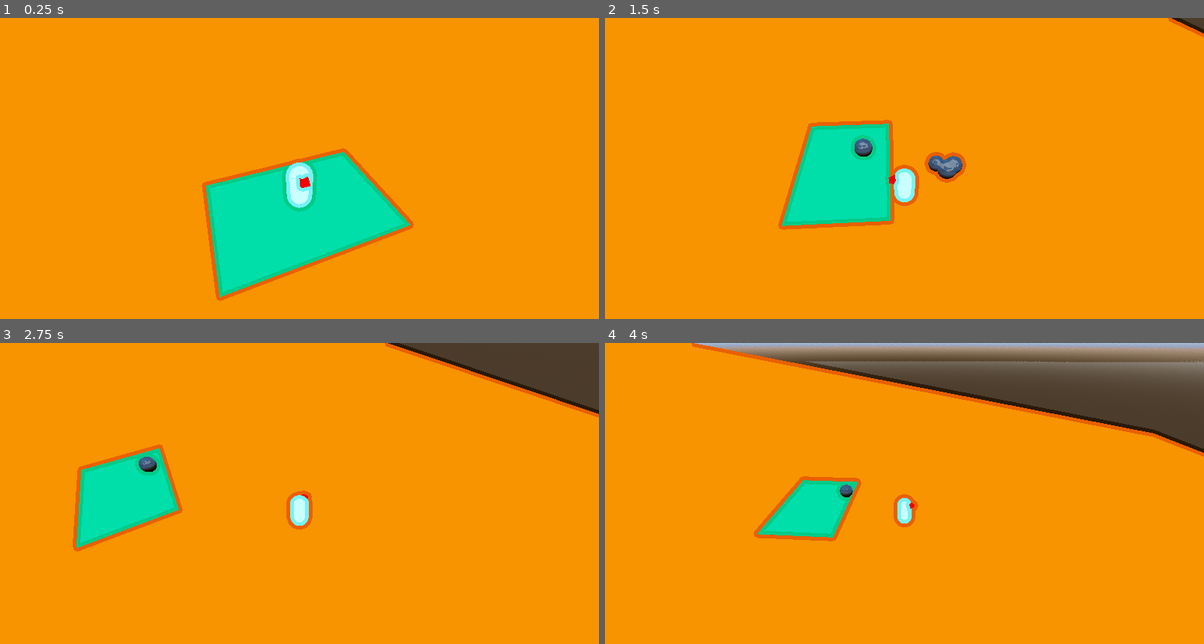
Above: before the commit, frames 1-4 (two rows, left to right).
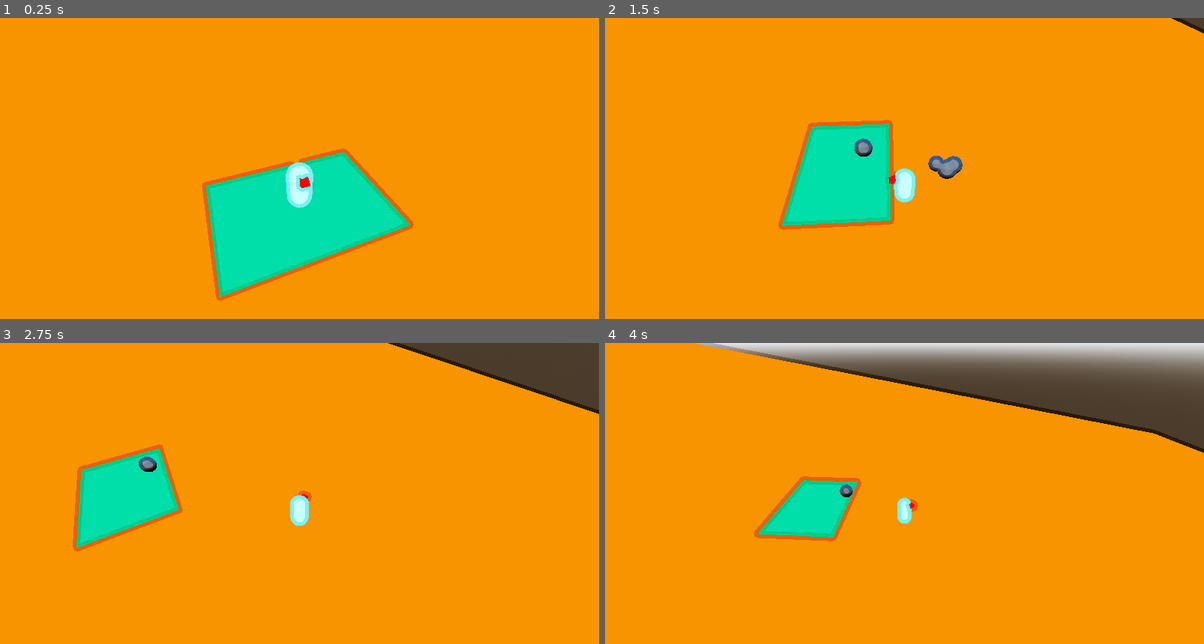
Above: after the commit, the same moments.

Repository: Kaplin86/Router-Rebellion
Game: Godot game, scene res://scenes/testing.tscn
The game is run twice, just before and just after one commit, with the same random seed, the same clock (stepped at 60 frames per second) and the same inputs.
Inputs (mouse positions are in pixels of both pictures, inside the frame that each line leads up to):
- Up to frame 1 (0.25 s): no input
- Up to frame 2 (1.5 s): tap Enter at 0.5 s; move the mouse to (1036, 168) at 0.52 s; press the mouse at (1036, 168) at 0.53 s; hold D (east) 0.53-1.28 s; move the mouse to (784, 201) at 1.27 s; release the mouse at (784, 201) at 1.28 s; hold S (south) from 1.28 s (still down); tap Alt at 1.35 s
- Up to frame 3 (2.75 s): move the mouse to (359, 436) at 2.02 s; release S (south) at 2.03 s; hold D (east) from 2.03 s (still down); tap Shift at 2.1 s
- Up to frame 4 (4 s): move the mouse to (874, 577) at 2.77 s; release D (east) at 2.78 s; hold W (north) 2.78-3.53 s; click (874, 577) at 2.85 s; move the mouse to (1084, 562) at 3.52 s; hold A (west) from 3.53 s (still down); tap Alt at 3.6 s

The runs differ from the first frame. In frame 1, 0.2% of the frame differs, in the area x 47-53%, y 46-65%; in frame 2, 0.7%; in frame 3, 0.7%; in frame 4, 5.9%, in the area x 14-100%, y 0-62%.

Commit message:
undid shader change since i lowkey dont know how to fix it even with a

Diff:
--- a/scenes/shaderCamera.tscn
+++ b/scenes/shaderCamera.tscn
@@ -2,7 +2,6 @@
 
 [ext_resource type="Script" uid="uid://bgbsgvh0g0cy3" path="res://scripts/cameraController.gd" id="1_l0ctd"]
 [ext_resource type="Shader" uid="uid://cewpocj2ovatr" path="res://shaders/outline.gdshader" id="2_dqu40"]
-[ext_resource type="Shader" uid="uid://blhbqpw3usski" path="res://shaders/outline_mask.gdshader" id="3_qtd32"]
 
 [sub_resource type="PlaneMesh" id="PlaneMesh_qtd32"]
 
@@ -11,10 +10,6 @@
 shader = ExtResource("2_dqu40")
 shader_parameter/outline_size_px = 5.0
 shader_parameter/edge_threshold = 0.1
-
-[sub_resource type="ShaderMaterial" id="ShaderMaterial_qiry4"]
-render_priority = 0
-shader = ExtResource("3_qtd32")
 
 [node name="Camera3D" type="Camera3D" unique_id=1753978119]
 transform = Transform3D(1, 0, 0, 0, 1, 0, 0, 0, 1.0000001, 0, 0, 0)
@@ -25,17 +20,3 @@
 transform = Transform3D(1, 0, 0, 0, -4.371139e-08, -1, 0, 1, -4.371139e-08, 0, 0, -0.6437312)
 mesh = SubResource("PlaneMesh_qtd32")
 surface_material_override/0 = SubResource("ShaderMaterial_jkje4")
-
-[node name="RemoteTransform3D" type="RemoteTransform3D" parent="." unique_id=360261950]
-remote_path = NodePath("../SubViewport/Camera3D")
-
-[node name="SubViewport" type="SubViewport" parent="." unique_id=5844213]
-render_target_update_mode = 4
-
-[node name="Camera3D" type="Camera3D" parent="SubViewport" unique_id=533439036]
-
-[node name="MeshInstance3D" type="MeshInstance3D" parent="SubViewport" unique_id=2088392973]
-transform = Transform3D(1, 0, 0, 0, -4.371139e-08, -1, 0, 1, -4.371139e-08, 0, 0, -0.6437312)
-visible = false
-mesh = SubResource("PlaneMesh_qtd32")
-surface_material_override/0 = SubResource("ShaderMaterial_qiry4")
--- a/scripts/cameraController.gd
+++ b/scripts/cameraController.gd
@@ -8,9 +8,3 @@
 	if targetObject:
 		global_position = lerp(position, targetObject.global_position + offset, delta * speed)
 		look_at(targetObject.global_position)
-
-func _ready() -> void:
-	_check_shader_stuff()
-
-func _check_shader_stuff():
-	$SubViewport.size = get_viewport().size
--- a/shaders/outline.gdshader
+++ b/shaders/outline.gdshader
@@ -6,7 +6,6 @@
 
 uniform sampler2D SCREEN_TEXTURE : hint_screen_texture, filter_linear_mipmap;
 uniform sampler2D DEPTH_TEXTURE : hint_depth_texture, filter_linear_mipmap;
-uniform sampler2D OUTLINE_MASK;
 
 vec3 rgb2hsv(vec3 rgb) { float r = rgb.r; float g = rgb.g; float b = rgb.b; float max_val = max(r, max(g, b)); float mi …(501 unchanged characters)…
 vec3 hsv2rgb(vec3 hsv) { float h = hsv.x; float s = hsv.y; float v = hsv.z; float c = v * s; float x = c * (1.0 - abs(m …(314 unchanged characters)…
@@ -15,6 +14,10 @@
     return dot(c, vec3(0.299, 0.587, 0.114));
 }
 
+bool is_already_outlined(vec3 c) {
+    vec3 hsv = rgb2hsv(c);
+    return hsv.y > 0.6;
+}
 
 void fragment() {
     vec2 screen_uv = SCREEN_UV;
@@ -44,10 +47,10 @@
             float sample_depth = texture(DEPTH_TEXTURE, sample_uv).r;
 
 
-			float mask = texture(OUTLINE_MASK, sample_uv).r;
-			if (mask < 0.5) {
-			    continue;
-			}
+
+            if (!is_already_outlined(sample_color)) {
+                continue;
+            }
 
             float diff = length(sample_color - base_color);
             max_diff = max(max_diff, diff);
--- a/shaders/outline_mask.gdshader
+++ /dev/null
@@ -1,45 +0,0 @@
-shader_type spatial;
-render_mode unshaded;
-
-uniform sampler2D DEPTH_TEXTURE : hint_depth_texture;
-
-void fragment() {
-    vec2 screen_uv = SCREEN_UV;
-
-    // Get screen pixel size
-    vec2 pixel_size = 1.0 / VIEWPORT_SIZE;
-
-    float base_depth = texture(DEPTH_TEXTURE, screen_uv).r;
-
-    float max_diff = 0.0;
-    float closest_depth = base_depth;
-
-    for (int x = -5; x <= 5; x++) {
-        for (int y = -5; y <= 5; y++) {
-
-            vec2 offset = vec2(float(x), float(y)) * pixel_size;
-
-
-
-            vec2 sample_uv = screen_uv + offset;
-
-            float sample_depth = texture(DEPTH_TEXTURE, sample_uv).r;
-
-
-            float diff = length(sample_color - base_color);
-            max_diff = max(max_diff, diff);
-
-        }
-    }
-
-    // Edge detection
-    if (max_diff > edge_threshold) {
-		vec3 hsv = rgb2hsv(base_color);
-		hsv = hsv + vec3(0.0,0.25,-0.1);
-        ALBEDO = hsv2rgb(hsv);
-    } else {
-        ALBEDO = base_color;
-    }
-
-
-}
Not shown, removed: shaders/outline_mask.gdshader.uid
